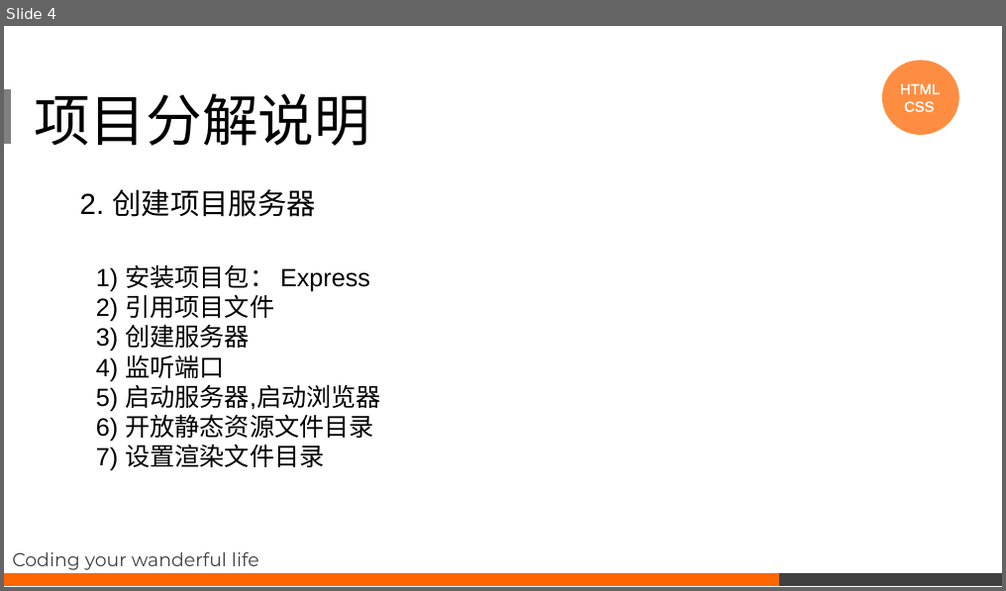
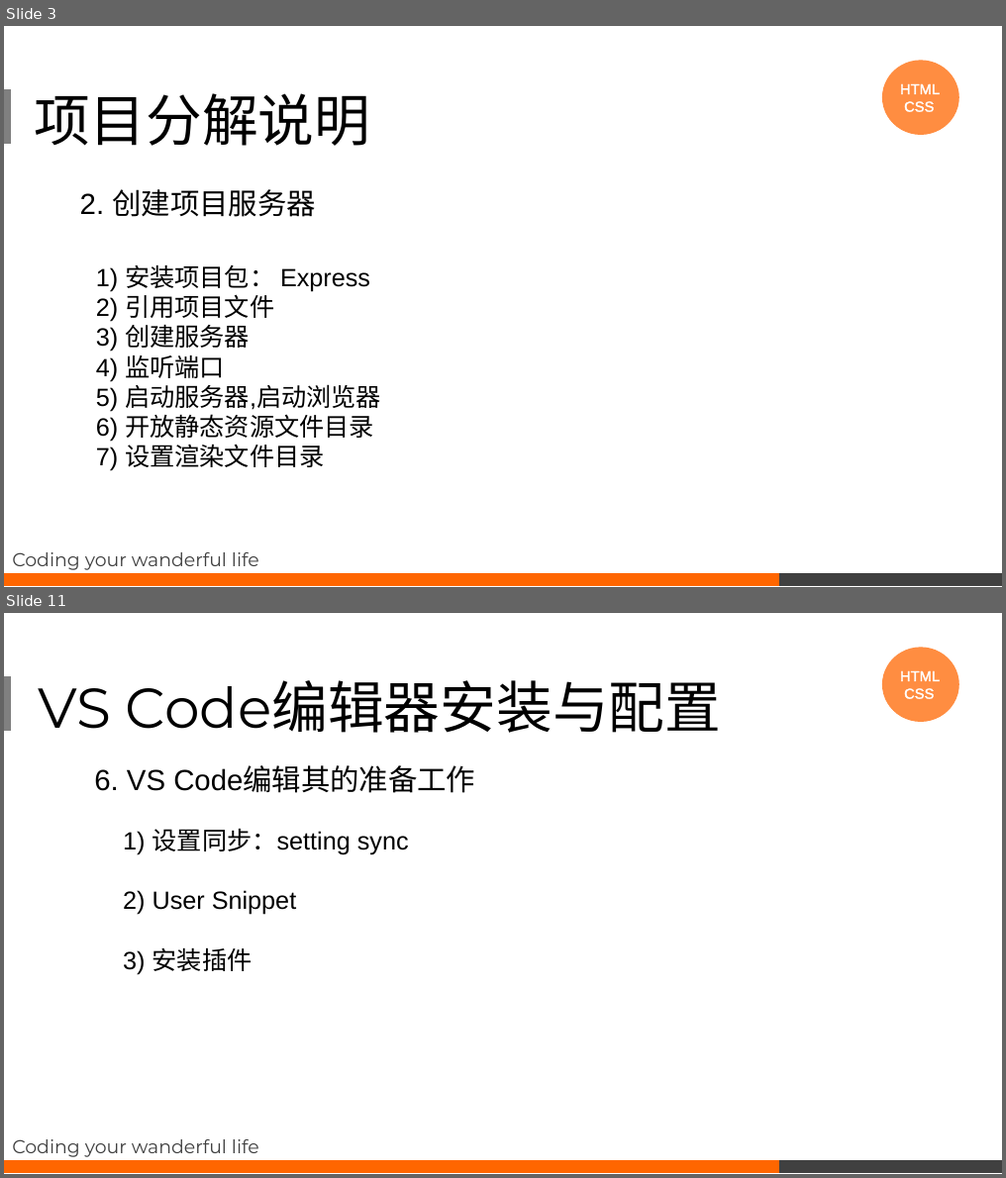
Before and after one commit to noip-algorithms/express-element-master, a slide deck: course/项目分析课程.pptx. Shown one above the other, each under a label of ours: slide 4 before the commit, slides 3 and 11 after it; the slides between them are not shown. The pictures are 1006x591 and 1006x1178 pixels, drawn with LibreOffice and Linux fonts; fonts in the diff are those of the drawing. Boxes give left, top, right and bottom in pixels: in the first picture for what was removed or moved away, otherwise in the second. Text is boxed around its words. In the diff, an @@ line names an element or a change of style, - is before the commit and + after.

```diff
--- a/course/项目分析课程.pptx
+++ b/course/项目分析课程.pptx
@@ slide 11 added at (x1=4, y1=613, x2=1002, y2=1174), background #FFFFFF @@
@@ ellipse added at (x1=883, y1=648, x2=959, y2=722), fill #FF8D41, outline #FF8D41 1 pt @@
@@ text added at (x1=900, y1=670, x2=940, y2=699), 14 pt, text #FFFFFF @@
+HTML
+CSS
@@ rectangle added at (x1=4, y1=676, x2=11, y2=730), fill #808080, outline #808080 1 pt @@
@@ title added at (x1=38, y1=680, x2=721, y2=733), 54 pt, text #000000 @@
+VS Code编辑器安装与配置
@@ text added at (x1=94, y1=767, x2=475, y2=793), 28 pt, text #000000 @@
+6. VS Code编辑其的准备工作
@@ text added at (x1=123, y1=828, x2=409, y2=974), 24 pt, text #000000 @@
+1) 设置同步：setting sync
+2) User Snippet
+3) 安装插件
@@ subtitle added at (x1=12, y1=1140, x2=259, y2=1157), 18 pt, text #404040 @@
+Coding your wanderful life
@@ rectangle added at (x1=4, y1=1161, x2=779, y2=1173), fill #FF6600, outline #FF6600 1 pt @@
@@ rectangle added at (x1=780, y1=1161, x2=1002, y2=1173), fill #404040, outline #404040 1 pt @@
@@ what was slide 4 is now slide 3 @@
```
Also in this commit, not shown: 6 slides changed, 12 other slides added, 7 other files.
